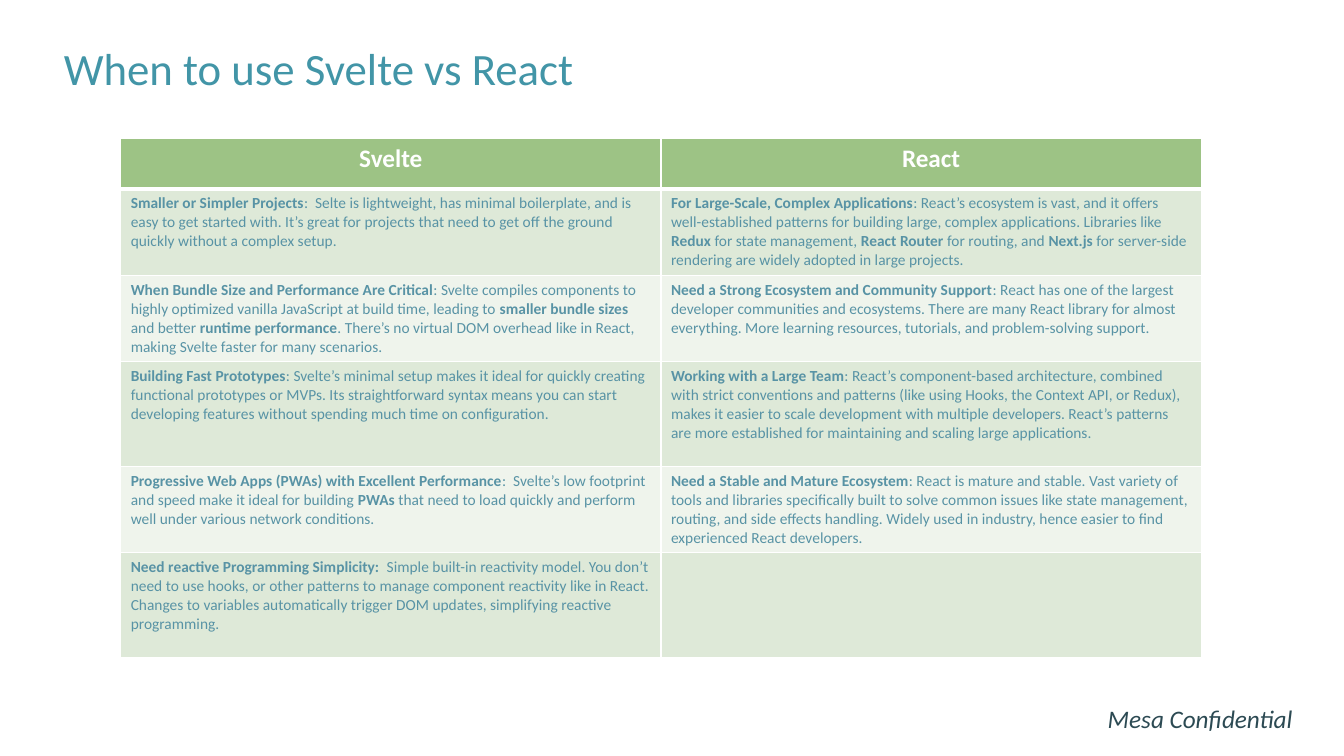
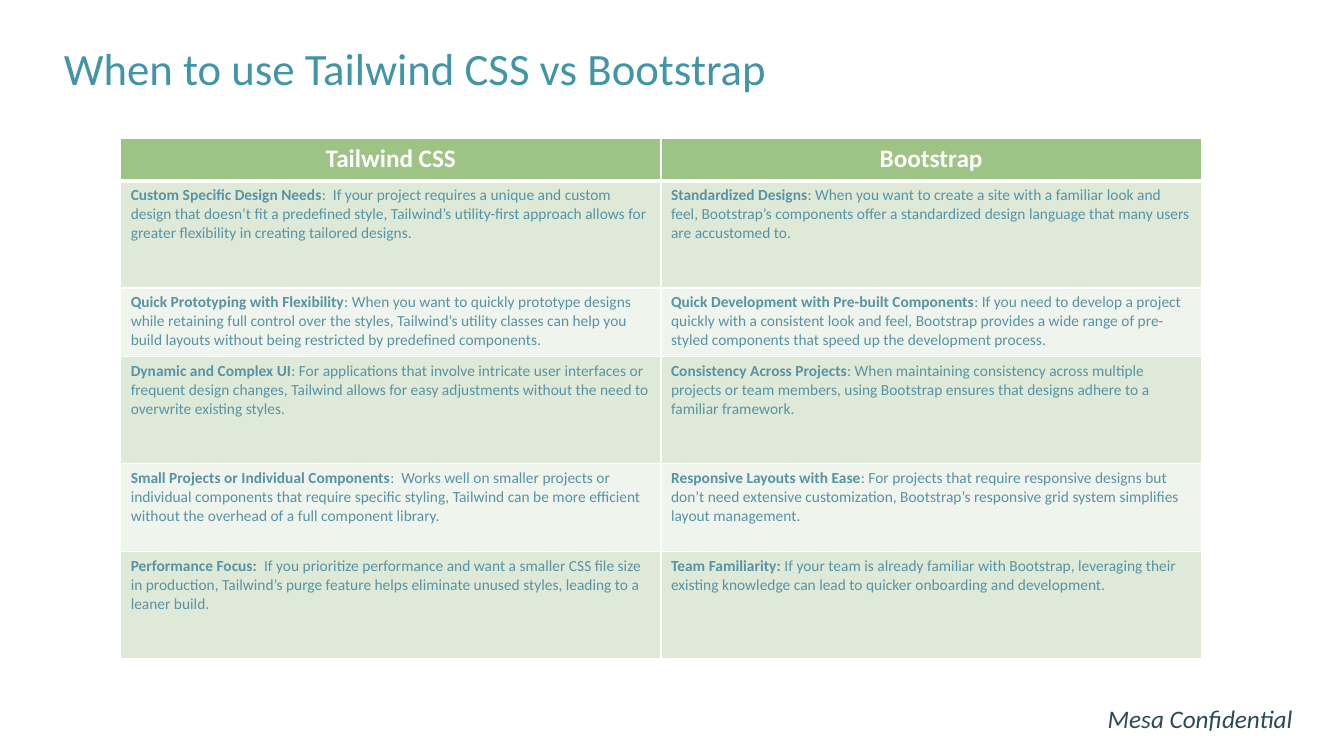
Before and after one commit to hunghpham/MVP-Application-Sensor-Telemetry-System, a slide deck: slide 7 of Power Point Slides/Tailwind vs Bootstrap.pptx. Drawn at 1344x756 pixels with LibreOffice and Linux fonts; fonts in the diff are those of the drawing; background and template pictures are left out. Boxes give left, top, right and bottom in pixels: in the first picture for what was removed or moved away, otherwise in the second. Text is boxed around its words. In the diff, an @@ line names an element or a change of style, - is before the commit and + after.

Commit message:
-Add updated and completed all power point slides for each technology used in the MVP project discussing their tradeoffs and benefit for us -Move sensor_simulator program into docker so everything runs at once when building docker compose, no need to run it after anymore -Update README.md file to have proper markdowns

```diff
--- a/Power Point Slides/Tailwind vs Bootstrap.pptx
+++ b/Power Point Slides/Tailwind vs Bootstrap.pptx
@@ title at [64,54,765,93]: text changed @@
-When to use Svelte vs React
+When to use Tailwind CSS vs Bootstrap
@@ table at [121,139,1202,659] @@
-row 1, column 1: Svelte
+row 1, column 1: Tailwind CSS
-row 1, column 2: React
+row 1, column 2: Bootstrap
-row 2, column 1: Smaller or Simpler Projects: Selte is lightweight, has minimal boilerplate, and is easy to get started with. It’s great for projects that need to get off the ground quickly without a complex setup.
+row 2, column 1: Custom Specific Design Needs: If your project requires a unique and custom design that doesn’t fit a predefined style, Tailwind’s utility-first approach allows for greater flexibility in creating tailored designs.
-row 2, column 2: For Large-Scale, Complex Applications: React’s ecosystem is vast, and it offers well-established patterns for building large, complex applications. Libraries like Redux for state management, React Router for routing, and Next.js for server-side rendering are widely adopted in large projects.
+row 2, column 2: Standardized Designs: When you want to create a site with a familiar look and feel, Bootstrap’s components offer a standardized design language that many users are accustomed to.
-row 3, column 1: When Bundle Size and Performance Are Critical: Svelte compiles components to highly optimized vanilla JavaScript at build time, leading to smaller bundle sizes and better runtime performance. There’s no virtual DOM overhead like in React, making Svelte faster for many scenarios.
+row 3, column 1: Quick Prototyping with Flexibility: When you want to quickly prototype designs while retaining full control over the styles, Tailwind’s utility classes can help you build layouts without being restricted by predefined components.
-row 3, column 2: Need a Strong Ecosystem and Community Support: React has one of the largest developer communities and ecosystems. There are many React library for almost everything. More learning resources, tutorials, and problem-solving support.
+row 3, column 2: Quick Development with Pre-built Components: If you need to develop a project quickly with a consistent look and feel, Bootstrap provides a wide range of pre-styled components that speed up the development process.
-row 4, column 1: Building Fast Prototypes: Svelte’s minimal setup makes it ideal for quickly creating functional prototypes or MVPs. Its straightforward syntax means you can start developing features without spending much time on configuration.
+row 4, column 1: Dynamic and Complex UI: For applications that involve intricate user interfaces or frequent design changes, Tailwind allows for easy adjustments without the need to overwrite existing styles.
-row 4, column 2: Working with a Large Team: React’s component-based architecture, combined with strict conventions and patterns (like using Hooks, the Context API, or Redux), makes it easier to scale development with multiple developers. React’s patterns are more established for maintaining and scaling large applications.
+row 4, column 2: Consistency Across Projects: When maintaining consistency across multiple projects or team members, using Bootstrap ensures that designs adhere to a familiar framework.
-row 5, column 1: Progressive Web Apps (PWAs) with Excellent Performance: Svelte’s low footprint and speed make it ideal for building PWAs that need to load quickly and perform well under various network conditions.
+row 5, column 1: Small Projects or Individual Components: Works well on smaller projects or individual components that require specific styling, Tailwind can be more efficient without the overhead of a full component library.
-row 5, column 2: Need a Stable and Mature Ecosystem: React is mature and stable. Vast variety of tools and libraries specifically built to solve common issues like state management, routing, and side effects handling. Widely used in industry, hence easier to find experienced React developers.
+row 5, column 2: Responsive Layouts with Ease: For projects that require responsive designs but don’t need extensive customization, Bootstrap’s responsive grid system simplifies layout management.
-row 6, column 1: Need reactive Programming Simplicity: Simple built-in reactivity model. You don’t need to use hooks, or other patterns to manage component reactivity like in React. Changes to variables automatically trigger DOM updates, simplifying reactive programming.
+row 6, column 1: Performance Focus: If you prioritize performance and want a smaller CSS file size in production, Tailwind’s purge feature helps eliminate unused styles, leading to a leaner build.
-row 6, column 2: 
+row 6, column 2: Team Familiarity: If your team is already familiar with Bootstrap, leveraging their existing knowledge can lead to quicker onboarding and development.
```
Also in this commit, not shown: 4 other slides changed, 3 slides added, 2 slides removed, 19 other files.
